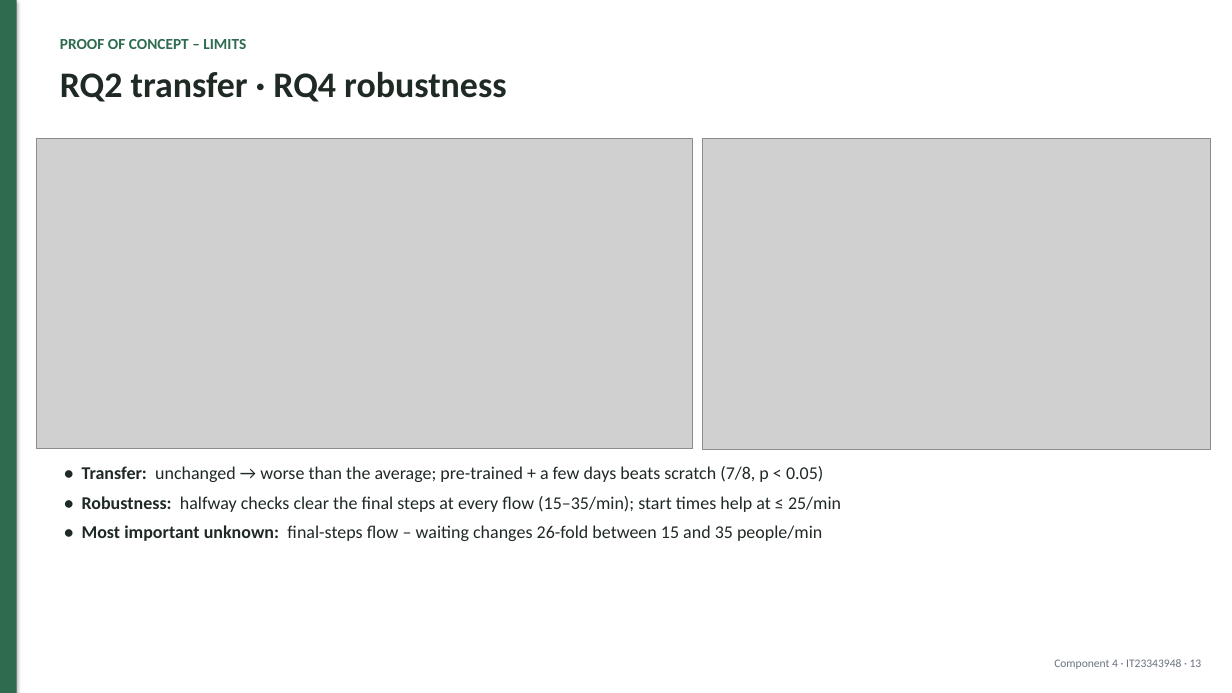
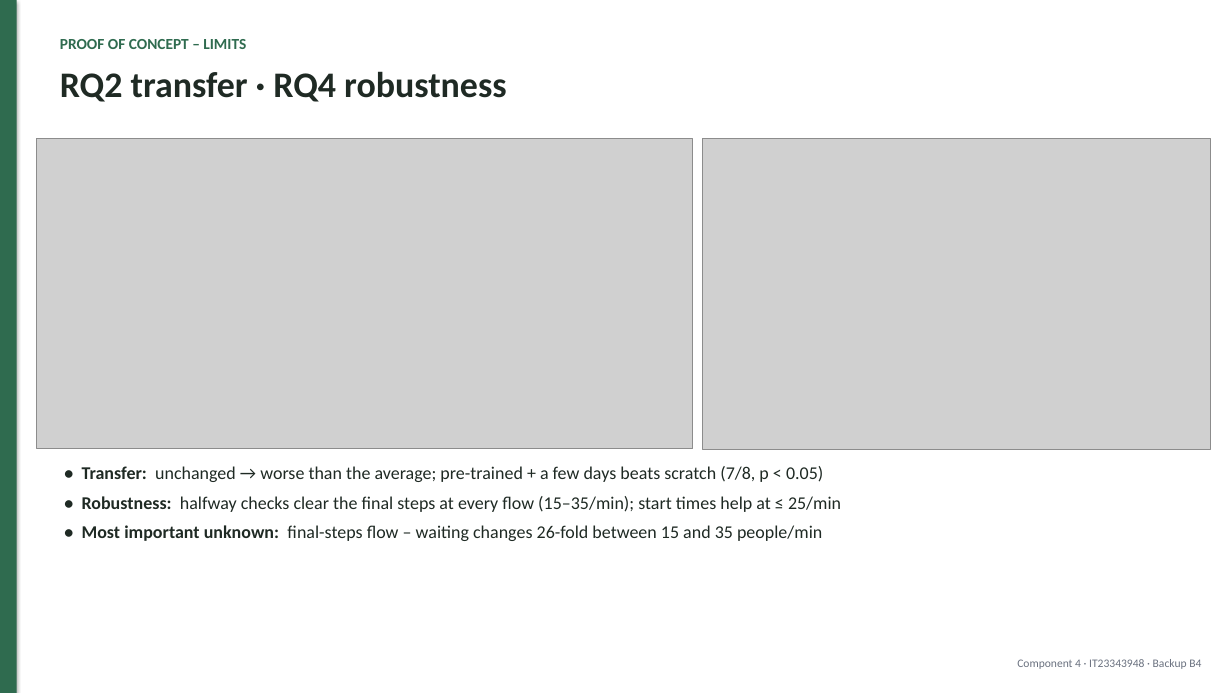
Before and after one commit to mirshadahamed/Decentralized-Hiking-AI, a slide deck: slide 27 of research/component_4/docs/slides/PP1_Component4.pptx (slide 13 before the commit). Drawn at 1232x693 pixels with LibreOffice and Linux fonts; fonts in the diff are those of the drawing; grey boxes stand for pictures. Boxes give left, top, right and bottom in pixels: in the first picture for what was removed or moved away, otherwise in the second. Text is boxed around its words. In the diff, an @@ line names an element or a change of style, - is before the commit and + after.

```diff
--- a/research/component_4/docs/slides/PP1_Component4.pptx
+++ b/research/component_4/docs/slides/PP1_Component4.pptx
@@ text at <box>1017,659,1201,669</box>: text changed @@
-Component 4 · IT23343948 · 13
+Component 4 · IT23343948 · Backup B4
```
Also in this commit, not shown: 23 other slides changed, 4 slides added, 27 other files.
